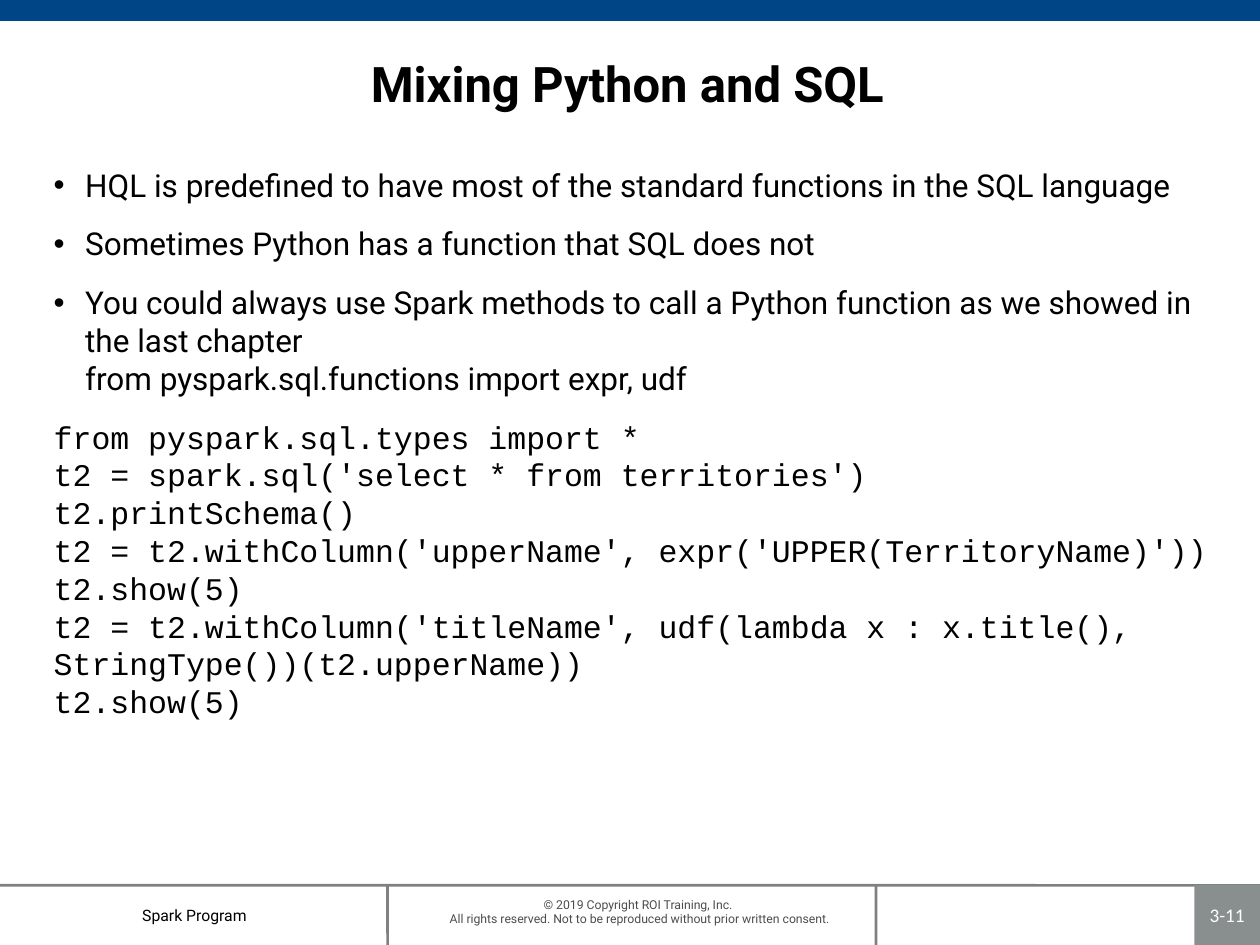
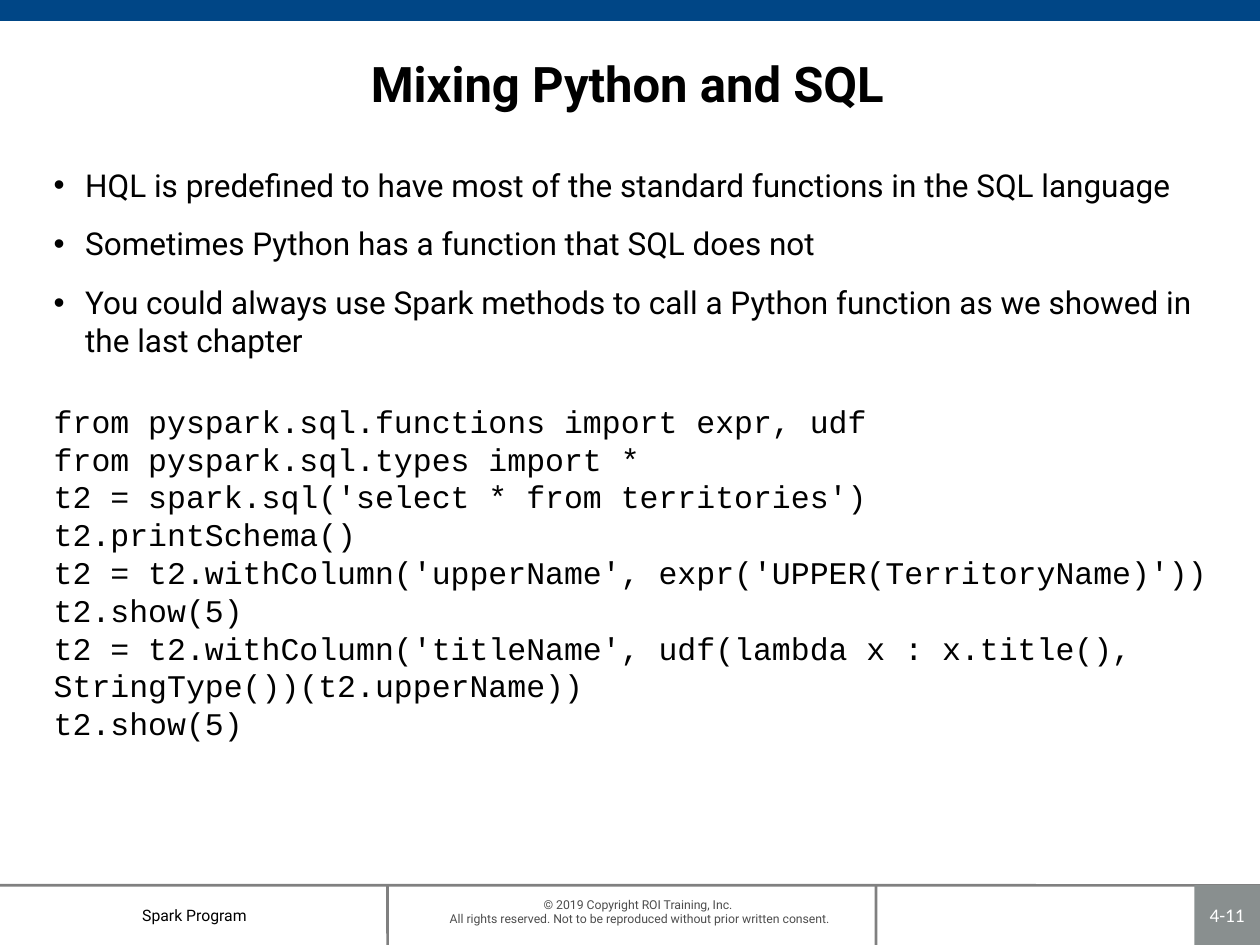
Before and after one commit to roitraining/SparkProgram, a slide deck: slide 11 of Day3/Ch04_SparkSQL.pptx. Drawn at 1260x945 pixels with LibreOffice and Linux fonts; fonts in the diff are those of the drawing; background and template pictures are left out. Boxes give left, top, right and bottom in pixels: in the first picture for what was removed or moved away, otherwise in the second. Text is boxed around its words. In the diff, an @@ line names an element or a change of style, - is before the commit and + after.

```diff
--- a/Day3/Ch04_SparkSQL.pptx
+++ b/Day3/Ch04_SparkSQL.pptx
@@ text at box(54, 290, 1191, 440): text changed @@
-• You could always use Spark methods to call a Python function as we showed in the last chapter
-  from pyspark.sql.functions import expr, udf
+• You could always use Spark methods to call a Python function as we showed in the last chapter
+from pyspark.sql.functions import expr, udf
@@ text at box(54, 448, 1207, 742): less space between paragraphs @@
@@ page number at box(1210, 909, 1245, 922): text changed @@
-3-11
+4-11
```
Also in this commit, not shown: 17 other slides changed, 1 other file.
